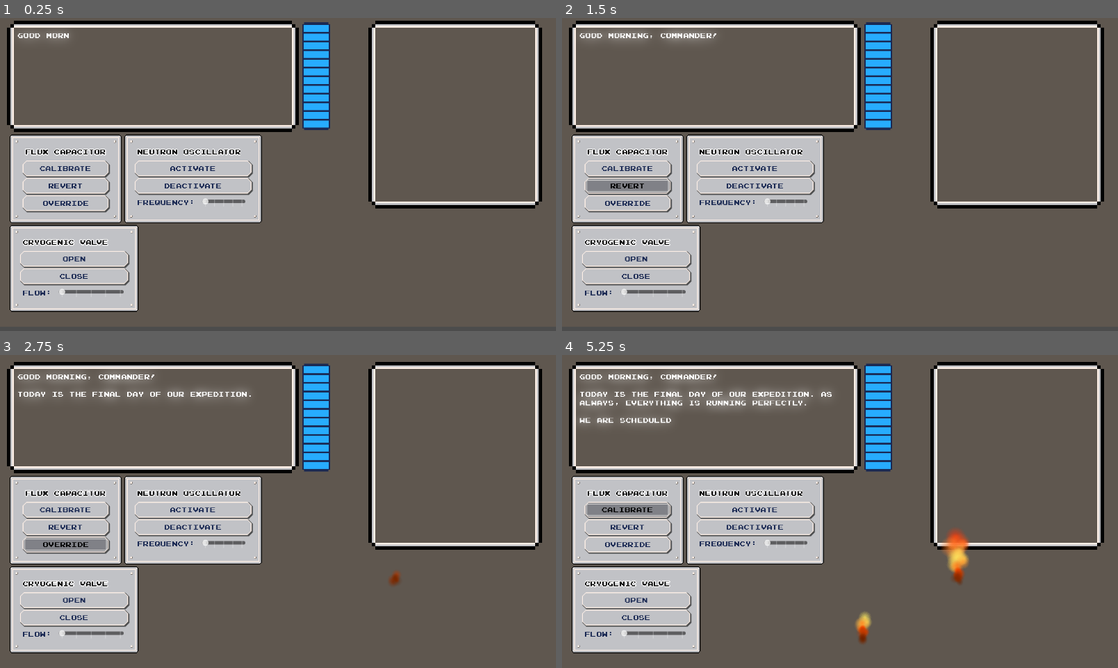
Above: before the commit, frames 1-4 (two rows, left to right).
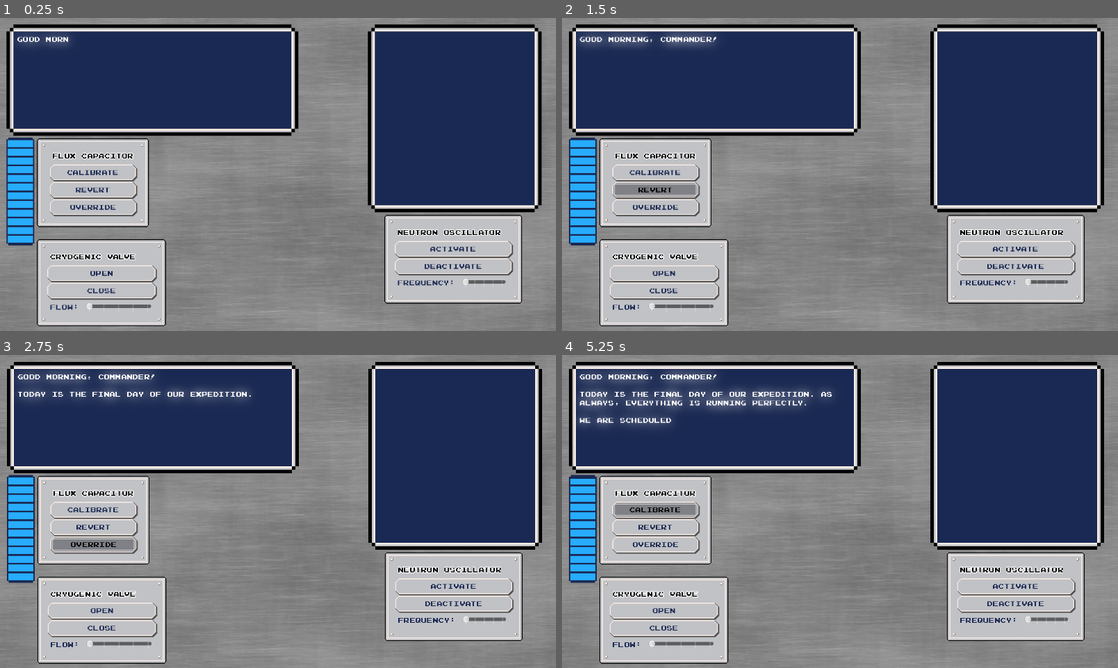
Above: after the commit, the same moments.

Repository: MarcosPRus/gamejambrackeys2025.1
Game: Godot game, scene res://Objects/Main/main.tscn
The game is run twice, just before and just after one commit, with the same random seed, the same clock (stepped at 60 frames per second) and the same inputs.
Inputs:
- Up to frame 1 (0.25 s): no input
- Up to frame 2 (1.5 s): click "Calibrate" at 0.5 s; click "Revert" at 1.25 s
- Up to frame 3 (2.75 s): click "Override" at 2 s
- Up to frame 4 (5.25 s): click "Open" at 2.75 s; click "Activate" at 3.5 s; click "Deactivate" at 4.25 s; click "Calibrate" at 5 s

The runs differ from the first frame. In frame 1, 92% of the frame differs, in the area x 0-100%, y 0-100%; in frame 2, 92%; in frame 3, 87%; in frame 4, 87%.

Commit message:
added ship integrity progress bar

Diff:
--- a/Objects/Console/console.tscn
+++ b/Objects/Console/console.tscn
@@ -1,13 +1,20 @@
 [gd_scene load_steps=5 format=3 uid="uid://cnk3xv6fvtx5t"]
 
 [ext_resource type="Texture2D" uid="uid://pwc3dn43286u" path="res://Assets/Sprites/Console/Background.png" id="1_nbakp"]
+[ext_resource type="Texture2D" uid="uid://b4387ypw71fp1" path="res://Assets/Sprites/Textures/Metal/Mat_Metal_Gray_02-512x512.png" id="1_pta7k"]
 [ext_resource type="Texture2D" uid="uid://8h4supsfhn6a" path="res://Assets/Sprites/Console/Main_Screen.png" id="2_27hy7"]
-[ext_resource type="PackedScene" uid="uid://bk7pnpd7xe1cg" path="res://Objects/Console/led.tscn" id="3_klik0"]
 [ext_resource type="Texture2D" uid="uid://bivbgp3vb5btq" path="res://Assets/Sprites/Console/Secondary_Screen.png" id="3_mo5wj"]
 
 [node name="Console" type="Node2D"]
 
-[node name="Background" type="Sprite2D" parent="."]
+[node name="Backgorund" type="TextureRect" parent="."]
+offset_left = -56.0
+offset_top = -55.0
+offset_right = 1327.0
+offset_bottom = 761.0
+texture = ExtResource("1_pta7k")
+
+[node name="ScreensBorders" type="Sprite2D" parent="."]
 texture = ExtResource("1_nbakp")
 centered = false
 
@@ -18,12 +25,3 @@
 [node name="SecondaryScreen" type="Sprite2D" parent="."]
 texture = ExtResource("3_mo5wj")
 centered = false
-
-[node name="Led" parent="." instance=ExtResource("3_klik0")]
-position = Vector2(64, 307)
-
-[node name="Led2" parent="." instance=ExtResource("3_klik0")]
-position = Vector2(144, 307)
-
-[node name="Led3" parent="." instance=ExtResource("3_klik0")]
-position = Vector2(224, 307)
--- a/Objects/CrisisHandler/crisis_handler.gd
+++ b/Objects/CrisisHandler/crisis_handler.gd
@@ -17,6 +17,7 @@
 		shake_camera()
 		create_fires()
 		drop_panels()
+		Global.ship_integrity -= delta
 	else:
 		AlarmSoundPlayer.stop()
 
--- a/Objects/GUI/GUI.tscn
+++ b/Objects/GUI/GUI.tscn
@@ -1,7 +1,7 @@
 [gd_scene load_steps=6 format=3 uid="uid://b0hnyjlv8t2ki"]
 
-[ext_resource type="Texture2D" uid="uid://pwc3dn43286u" path="res://Assets/Sprites/Console/Background.png" id="1_38j1w"]
 [ext_resource type="Script" path="res://Objects/GUI/gui.gd" id="1_gqfuo"]
+[ext_resource type="PackedScene" uid="uid://cnk3xv6fvtx5t" path="res://Objects/Console/console.tscn" id="2_qcdrg"]
 [ext_resource type="Script" path="res://Objects/GUI/GUI_panel.gd" id="3_ixn6v"]
 [ext_resource type="Texture2D" uid="uid://uyipdsugflsm" path="res://Assets/Sprites/GUI Elements/ProgressBar/Under.png" id="4_jagda"]
 [ext_resource type="Texture2D" uid="uid://he51s5s6sicu" path="res://Assets/Sprites/GUI Elements/ProgressBar/Progress.png" id="5_wabh2"]
@@ -15,15 +15,13 @@
 grow_vertical = 2
 script = ExtResource("1_gqfuo")
 
-[node name="Sprite2D" type="Sprite2D" parent="."]
-texture = ExtResource("1_38j1w")
-centered = false
+[node name="Console" parent="." instance=ExtResource("2_qcdrg")]
 
 [node name="FluxCapacitor" type="PanelContainer" parent="."]
 layout_mode = 0
-offset_left = 32.0
+offset_left = 96.0
 offset_top = 288.0
-offset_right = 270.0
+offset_right = 334.0
 offset_bottom = 472.0
 script = ExtResource("3_ixn6v")
 
@@ -51,10 +49,10 @@
 
 [node name="CryogenicValve" type="PanelContainer" parent="."]
 layout_mode = 0
-offset_left = 32.0
-offset_top = 496.0
-offset_right = 309.0
-offset_bottom = 676.0
+offset_left = 96.0
+offset_top = 520.0
+offset_right = 373.0
+offset_bottom = 700.0
 script = ExtResource("3_ixn6v")
 
 [node name="VBoxContainer" type="VBoxContainer" parent="CryogenicValve"]
@@ -92,10 +90,10 @@
 
 [node name="NeutronOscillator" type="PanelContainer" parent="."]
 layout_mode = 0
-offset_left = 296.0
-offset_top = 288.0
-offset_right = 593.0
-offset_bottom = 472.0
+offset_left = 896.0
+offset_top = 464.0
+offset_right = 1193.0
+offset_bottom = 648.0
 script = ExtResource("3_ixn6v")
 
 [node name="VBoxContainer" type="VBoxContainer" parent="NeutronOscillator"]
@@ -154,10 +152,10 @@
 
 [node name="TextureProgressBar" type="TextureProgressBar" parent="."]
 layout_mode = 0
-offset_left = 696.0
-offset_top = 16.0
-offset_right = 760.0
-offset_bottom = 272.0
+offset_left = 16.0
+offset_top = 272.0
+offset_right = 80.0
+offset_bottom = 528.0
 step = 0.1
 value = 100.0
 fill_mode = 3
--- a/Objects/GUI/gui.gd
+++ b/Objects/GUI/gui.gd
@@ -8,6 +8,9 @@
 
 func _ready() -> void:
 	Global.GUI = self
+
+func _process(delta: float) -> void:
+	$TextureProgressBar.value = Global.ship_integrity
 
 
 func clear_main_screen() -> void:
--- a/Objects/Global/global.gd
+++ b/Objects/Global/global.gd
@@ -87,7 +87,7 @@
 func start_state() -> void:
 	print("Start state entered")
 	GUI.clear_main_screen()
-	crisis_level = 5
+	crisis_level = 0.5
 	crisis_mode = true
 
 	GUI.append_main_screen_text("Good morning, Commander!")
@@ -143,7 +143,7 @@
 	GUI.append_main_screen_text("Great job avoiding that little crisis, Commander!")
 	await wait(2, true)
 
-	GUI.append_main_screen_text("Looks like some control panels have fallen and there are a few fires.")
+	GUI.append_main_screen_text("\n\nLooks like some control panels have fallen and there are a few fires.")
 	await wait(0.75, true)
 
 	GUI.append_main_screen("No need to worry! Just tap the fallen panels to fix them and press the red extinction button to clear the fires.")
--- a/Objects/Main/main.gd
+++ b/Objects/Main/main.gd
@@ -5,9 +5,7 @@
 
 
 func _ready() -> void:
-	$Console/Led.set_led_color("green")
-	$Console/Led2.set_led_color("green")
-	$Console/Led3.set_led_color("red")
+	pass
 
 
 func _process(delta: float) -> void:
--- a/Objects/Main/main.tscn
+++ b/Objects/Main/main.tscn
@@ -1,7 +1,6 @@
-[gd_scene load_steps=8 format=3 uid="uid://dm6nycacmj0ew"]
+[gd_scene load_steps=7 format=3 uid="uid://dm6nycacmj0ew"]
 
 [ext_resource type="Script" path="res://Objects/Main/main.gd" id="1_sg56b"]
-[ext_resource type="PackedScene" uid="uid://cnk3xv6fvtx5t" path="res://Objects/Console/console.tscn" id="2_g6mka"]
 [ext_resource type="PackedScene" uid="uid://b0hnyjlv8t2ki" path="res://Objects/GUI/GUI.tscn" id="3_beutd"]
 [ext_resource type="PackedScene" uid="uid://dkv51fcanfo0r" path="res://Objects/CrisisHandler/crisis_handler.tscn" id="4_r11xp"]
 
@@ -23,8 +22,6 @@
 [node name="WorldEnvironment" type="WorldEnvironment" parent="."]
 environment = SubResource("Environment_pki53")
 
-[node name="Console" parent="." instance=ExtResource("2_g6mka")]
-
 [node name="GUI" parent="." instance=ExtResource("3_beutd")]
 
 [node name="CrisisHandler" parent="." instance=ExtResource("4_r11xp")]
Binary file changed: Assets/Sprites/Console/Background.png
